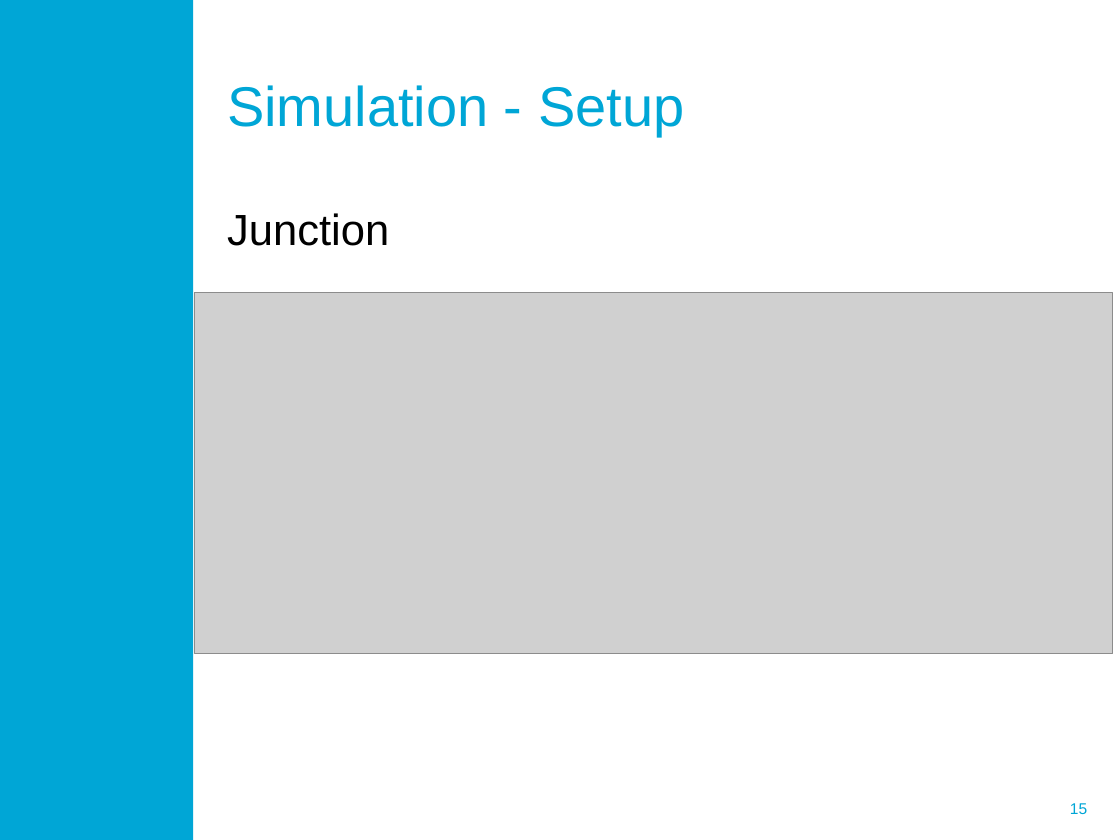
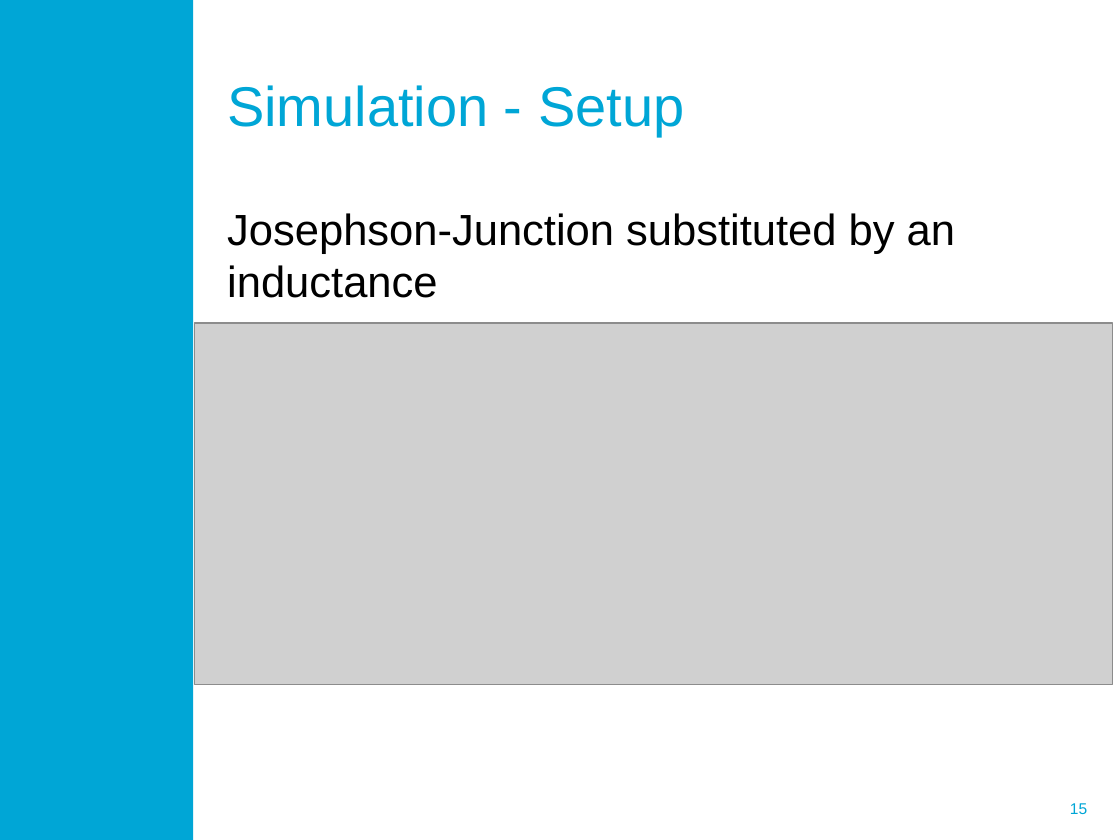
Before and after one commit to RickKoster/BEP, a slide deck: slide 15 of Thesis/progress meeting presentation.pptx. Drawn at 1120x840 pixels with LibreOffice and Linux fonts; fonts in the diff are those of the drawing; grey boxes stand for pictures; background and template pictures are left out. Boxes give left, top, right and bottom in pixels: in the first picture for what was removed or moved away, otherwise in the second. Text is boxed around its words. In the diff, an @@ line names an element or a change of style, - is before the commit and + after.

Commit message:
presentation

```diff
--- a/Thesis/progress meeting presentation.pptx
+++ b/Thesis/progress meeting presentation.pptx
@@ text at (227, 213, 955, 298): text changed @@
-Junction
+Josephson-Junction substituted by an inductance
@@ picture: place and size @@
-picture at (194, 292, 1112, 653)
+picture at (194, 323, 1112, 683)
```
Also in this commit, not shown: 3 other slides changed, 2 slides added, 3 slides removed.
